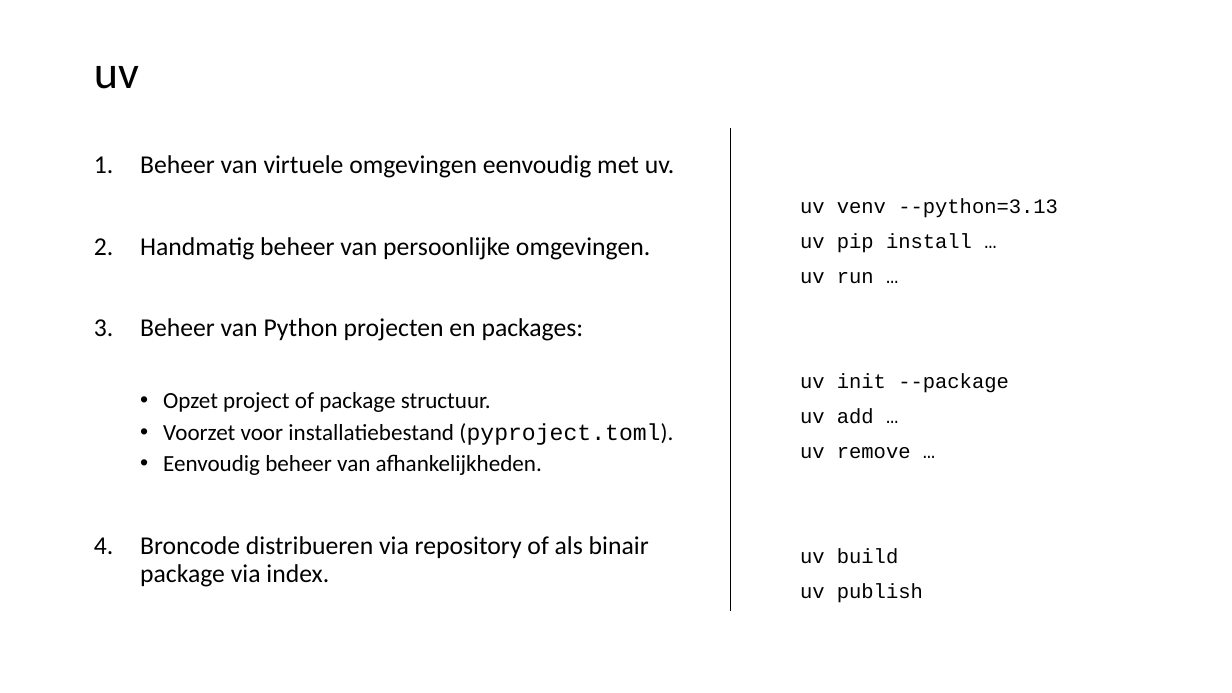
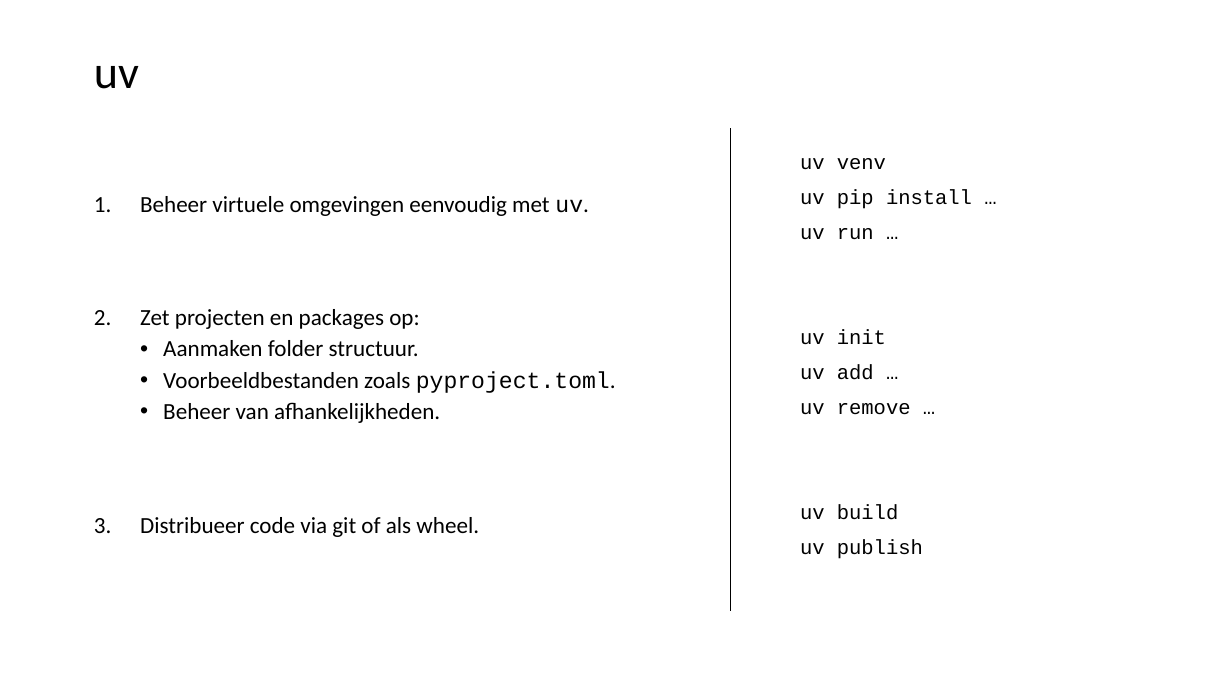
Before and after one commit to LFKoning/knowledge-sharing, a slide deck: slide 52 of python_course_4p/1_venv_package/1_venv_package.pptx (slide 45 before the commit). Drawn at 1232x693 pixels with LibreOffice and Linux fonts; fonts in the diff are those of the drawing. Boxes give left, top, right and bottom in pixels: in the first picture for what was removed or moved away, otherwise in the second. Text is boxed around its words. In the diff, an @@ line names an element or a change of style, - is before the commit and + after.

Commit message:
Update Python 4P part 1 and 4

```diff
--- a/python_course_4p/1_venv_package/1_venv_package.pptx
+++ b/python_course_4p/1_venv_package/1_venv_package.pptx
@@ text at <box>800,158,886,170</box>: text changed @@
-uv venv --python=3.13
+uv venv
@@ text at <box>140,196,616,537</box>: text changed; size 20 to 18 pt @@
-1. Beheer van virtuele omgevingen eenvoudig met uv.
-2. Handmatig beheer van persoonlijke omgevingen.
-3. Beheer van Python projecten en packages:
-  • Opzet project of package structuur.
-  • Voorzet voor installatiebestand (pyproject.toml).
-  • Eenvoudig beheer van afhankelijkheden.
-4. Broncode distribueren via repository of als binair package via index.
+1. Beheer virtuele omgevingen eenvoudig met uv.
+2. Zet projecten en packages op:
+  • Aanmaken folder structuur.
+  • Voorbeeldbestanden zoals pyproject.toml.
+  • Beheer van afhankelijkheden.
+3. Distribueer code via git of als wheel.
@@ text at <box>800,329,886,345</box>: text changed @@
-uv init --package
+uv init
```
Also in this commit, not shown: 38 other slides changed, 7 slides added, 3 slides removed, 5 other files.
